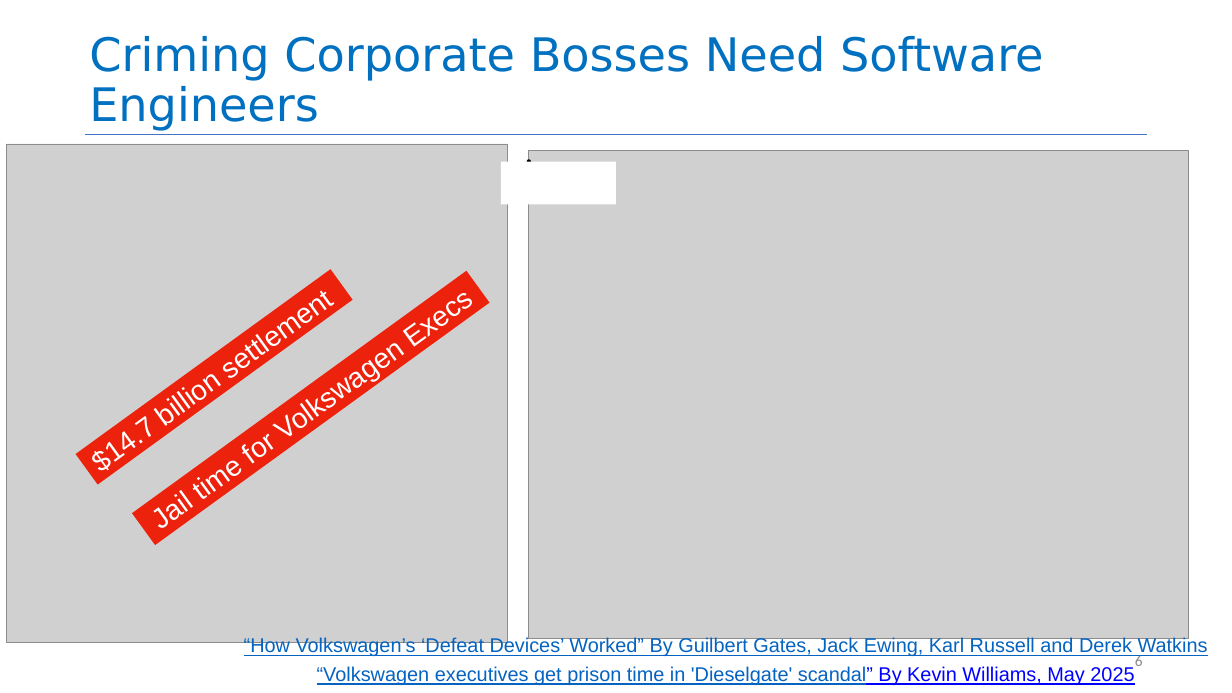
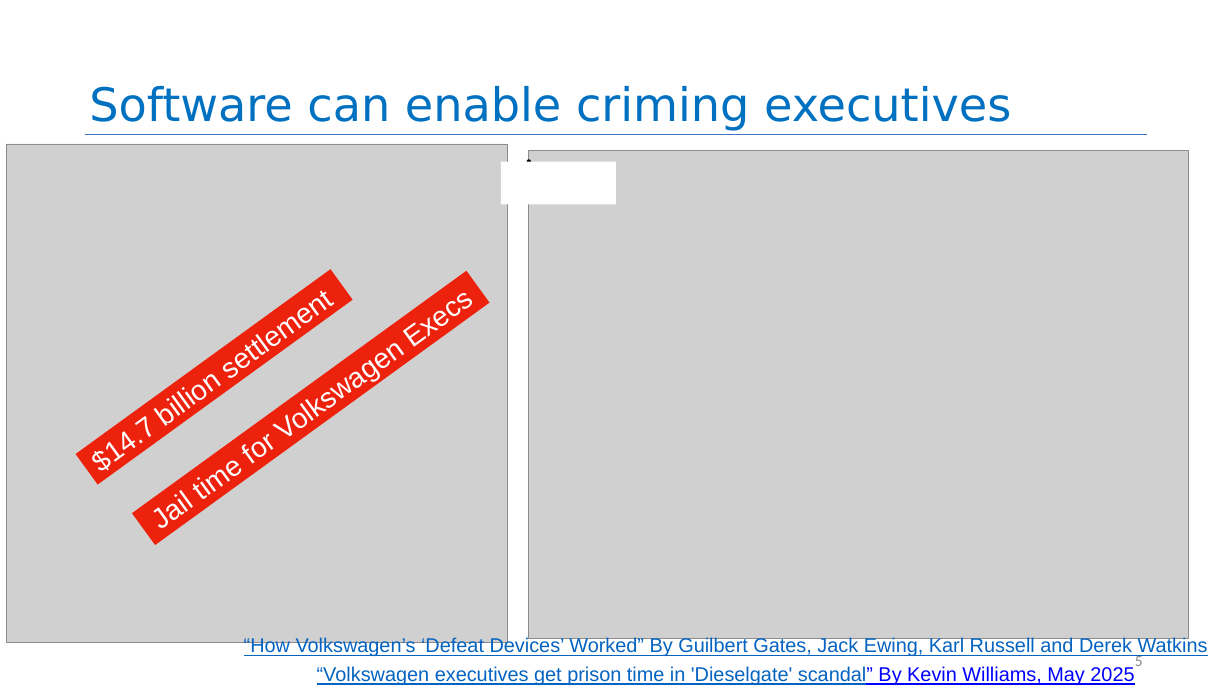
Before and after one commit to neu-se/CS4530-Spring-2026, a slide deck: slide 5 of Slides/Module 15 Engineering Software for Equity.pptx (slide 6 before the commit). Drawn at 1232x693 pixels with LibreOffice and Linux fonts; fonts in the diff are those of the drawing; grey boxes stand for pictures. Boxes give left, top, right and bottom in pixels: in the first picture for what was removed or moved away, otherwise in the second. Text is boxed around its words. In the diff, an @@ line names an element or a change of style, - is before the commit and + after.

```diff
--- a/Slides/Module 15 Engineering Software for Equity.pptx
+++ b/Slides/Module 15 Engineering Software for Equity.pptx
@@ title at bbox=[89, 86, 1011, 131]: text changed @@
-Criming Corporate Bosses Need Software Engineers
+Software can enable criming executives
@@ page number at bbox=[1135, 655, 1143, 666]: text changed @@
-6
+5
```
Also in this commit, not shown: 7 other slides changed, 3 slides added, 1 other file.
